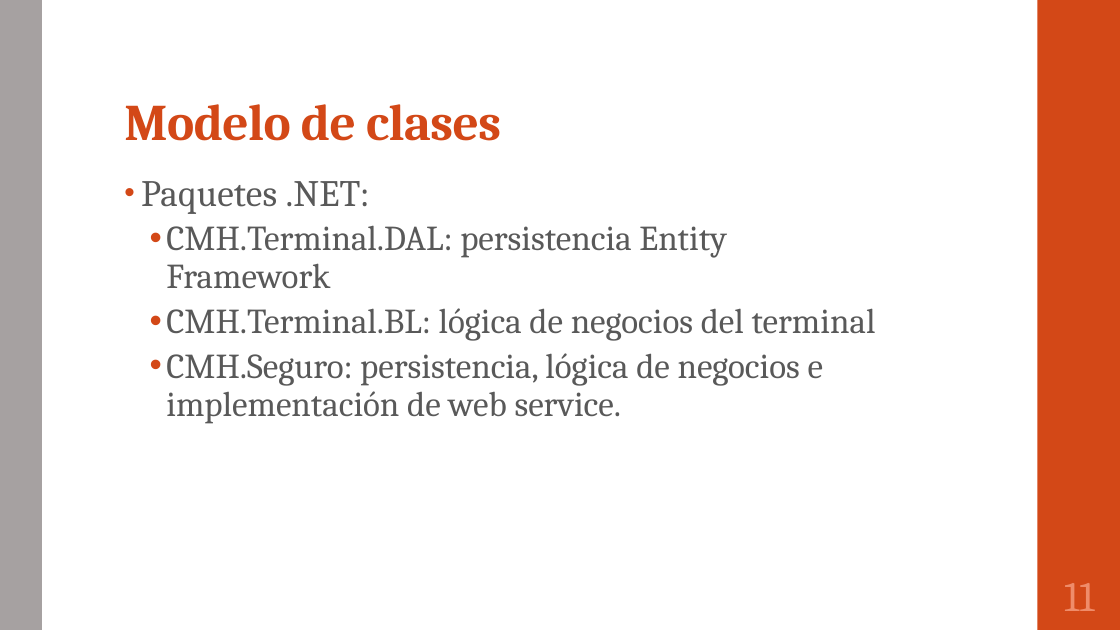
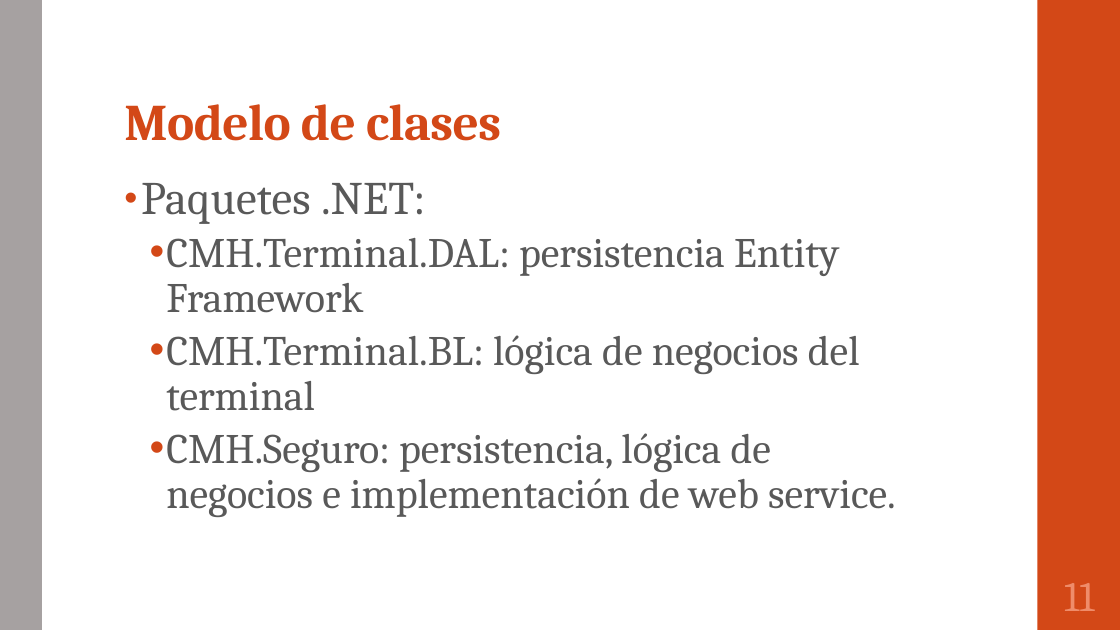
Before and after one commit to portafolio2016/hipocrates, a slide deck: slide 12 of presentación lunes 24 octubre 2016.pptx. Drawn at 1120x630 pixels with LibreOffice and Linux fonts; fonts in the diff are those of the drawing. Boxes give left, top, right and bottom in pixels: in the first picture for what was removed or moved away, otherwise in the second. Text is boxed around its words. In the diff, an @@ line names an element or a change of style, - is before the commit and + after.

```diff
--- a/presentación lunes 24 octubre 2016.pptx
+++ b/presentación lunes 24 octubre 2016.pptx
@@ text "Paquetes .NET:" at [141, 182, 896, 517]: size 32 to 40 pt in "Paquetes .NET:"; size 30 to 36 pt @@
```
Also in this commit, not shown: 12 other slides changed.
